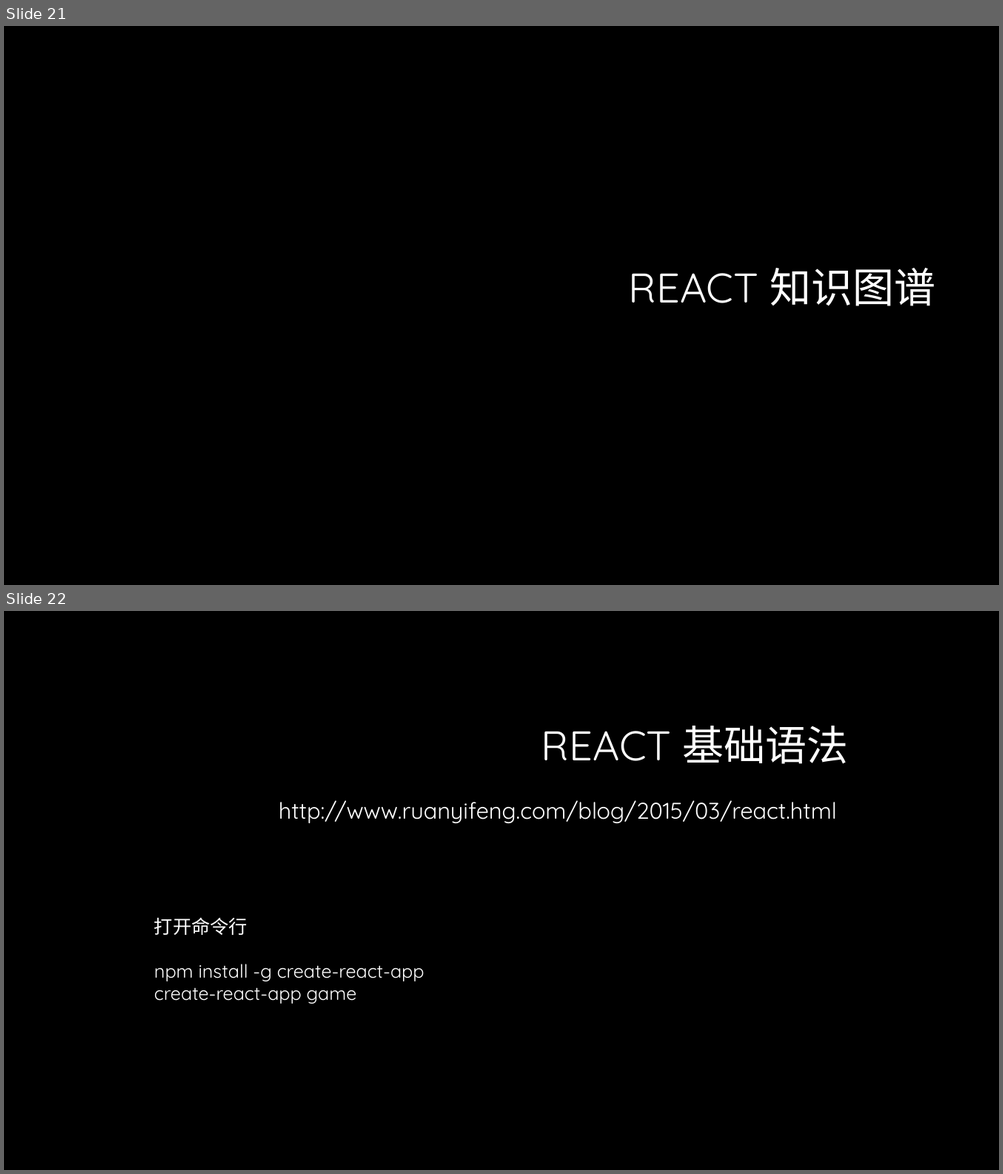
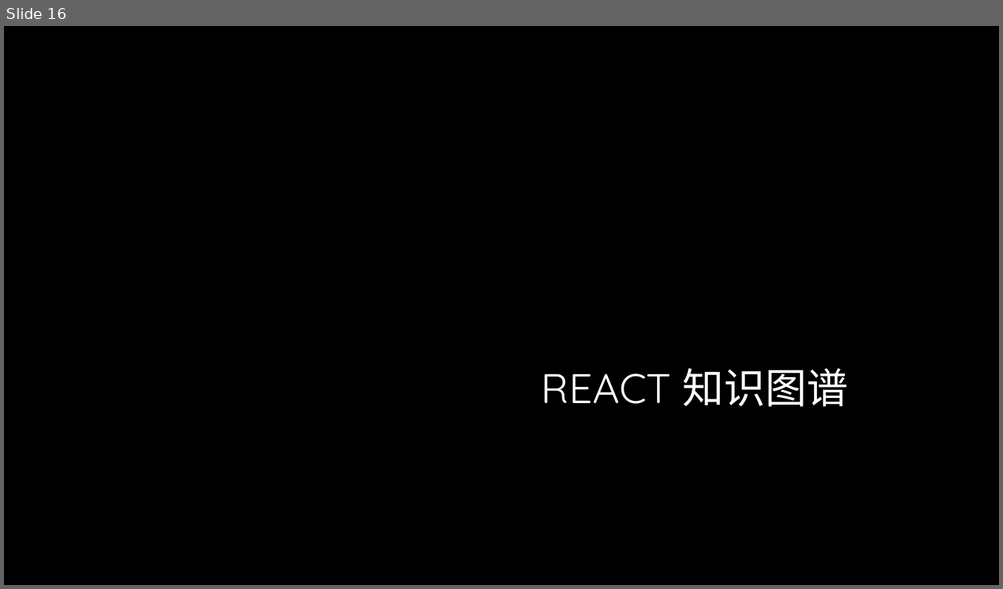
Before and after one commit to lee813/ECVFrontend, a slide deck: 前端课程.pptx. Shown one above the other, each under a label of ours: slides 21 and 22 before the commit, slide 16 after it. The pictures are 1003x1174 and 1003x589 pixels, drawn with LibreOffice and Linux fonts; fonts in the diff are those of the drawing; background and template pictures are left out. Boxes give left, top, right and bottom in pixels: in the first picture for what was removed or moved away, otherwise in the second. Text is boxed around its words. In the diff, an @@ line names an element or a change of style, - is before the commit and + after.

```diff
--- a/前端课程.pptx
+++ b/前端课程.pptx
@@ slide 22 removed at bbox=[4, 611, 999, 1170], background #000000 @@
@@ title removed at bbox=[541, 726, 848, 764] @@
-REACT 基础语法
@@ text removed at bbox=[279, 800, 836, 823] @@
-http://www.ruanyifeng.com/blog/2015/03/react.html
@@ text removed at bbox=[154, 917, 424, 1004] @@
-打开命令行
-npm install -g create-react-app
-create-react-app game
@@ what was slide 21 is now slide 16 @@
@@ slide 16 changed as well @@
@@ title "REACT 知识图谱": place and size @@
-title "REACT 知识图谱" at bbox=[629, 268, 936, 306]
+title "REACT 知识图谱" at bbox=[541, 369, 848, 407]
@@ title "REACT 知识图谱" at bbox=[541, 369, 848, 407]: text colour #FFFFFF to gradient #FFFFFF to #A6A6A6; line spacing 0.9 to 1 @@
```
Also in this commit, not shown: 13 other slides changed, 1 slide added, 30 other slides removed, 1 other file.
